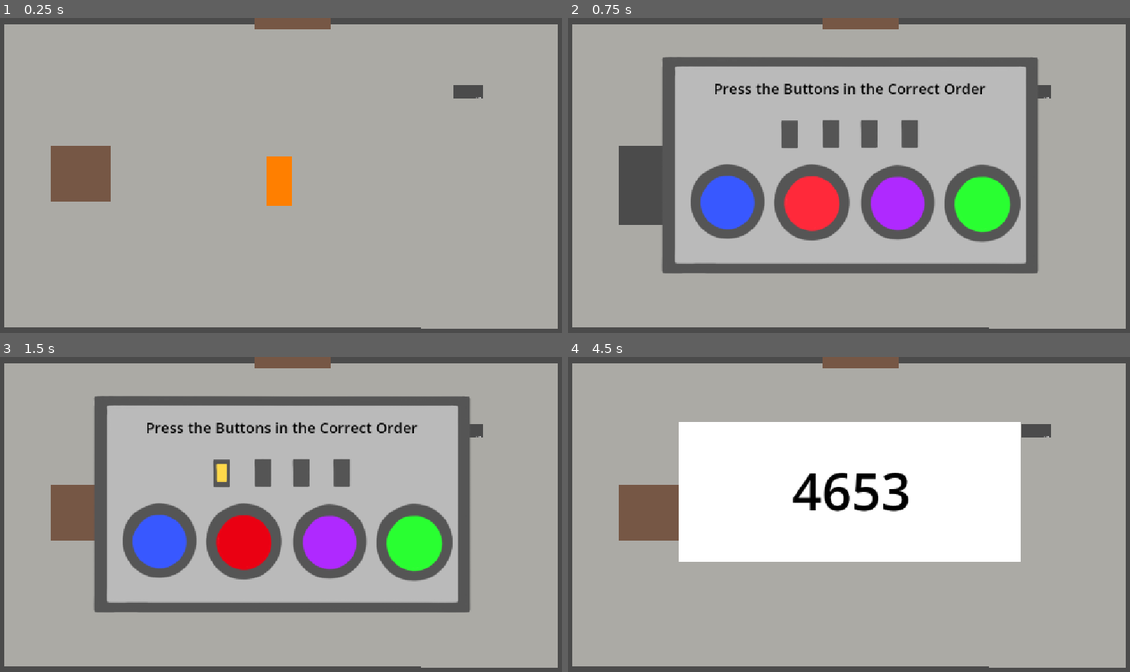
Above: before the commit, frames 1-4 (two rows, left to right).
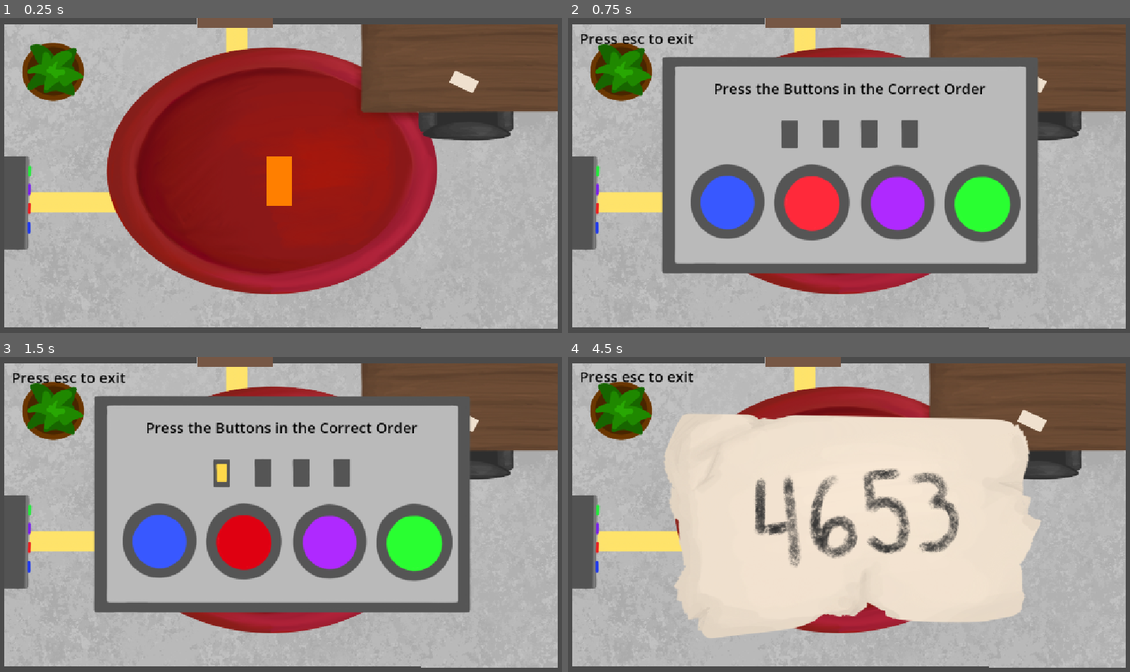
Above: after the commit, the same moments.

Repository: sahananarahari/escape-game
Game: Godot game, scene res://scenes/room_1.tscn
Two runs of this game, one before a commit and one after it. Both use one fixed random seed, a clock stepped at 60 frames per second and the inputs below.
Inputs (mouse positions are in pixels of both pictures, inside the frame that each line leads up to; where the layout moved, square brackets give the same spot in the first picture):
- Up to frame 1 (0.25 s): no input
- Up to frame 2 (0.75 s): click (584, 200) [646, 172] at 0.5 s
- Up to frame 3 (1.5 s): click (241, 542) at 1.25 s
- Up to frame 4 (4.5 s): click (899, 539) at 2 s; click (983, 542) at 2.75 s; click (725, 539) at 3.5 s; click (1034, 423) [1034, 432] at 4.25 s

The runs differ from the first frame. In frame 1, 57% of the frame differs, in the area x 0-100%, y 0-99%; in frame 2, 19%; in frame 3, 19%; in frame 4, 64%.

Commit message:
updated background and clue sprite and cleaned up collision boundaries

Diff:
--- a/scenes/room_1.tscn
+++ b/scenes/room_1.tscn
@@ -2,7 +2,7 @@
 
 [ext_resource type="Texture2D" uid="uid://cedglt4qe2et1" path="res://assets/orange_box.png" id="1_0tsjr"]
 [ext_resource type="Script" uid="uid://6ihl1mtv0t82" path="res://scripts/character.gd" id="1_vu5en"]
-[ext_resource type="Texture2D" uid="uid://cnxgvvv8j6yxl" path="res://assets/gray_background.png" id="3_8oql1"]
+[ext_resource type="Texture2D" uid="uid://basg0k74h733i" path="res://assets/background1.PNG" id="3_fa2c2"]
 [ext_resource type="Texture2D" uid="uid://cku3edy6dfo3y" path="res://assets/dark_gray_borders.png" id="4_xhekj"]
 [ext_resource type="Texture2D" uid="uid://c4owws1kmdo51" path="res://assets/brown_square_door.jpg" id="5_irjyx"]
 [ext_resource type="Script" uid="uid://d2l0yrdjj3w8h" path="res://scripts/puzzle_1_transport.gd" id="6_0akh5"]
@@ -12,9 +12,9 @@
 [ext_resource type="Texture2D" uid="uid://cjbb8wi0dturo" path="res://assets/buttonpresssprite.png" id="9_hvue4"]
 [ext_resource type="Script" uid="uid://dp0y6o2k4ainu" path="res://scripts/puzzle_1_clue.gd" id="10_4wlnl"]
 [ext_resource type="Texture2D" uid="uid://dq2n6lrk1ywq6" path="res://assets/blue_normal.PNG" id="10_4xhvh"]
-[ext_resource type="Texture2D" uid="uid://cvugyc74yhgq" path="res://assets/red_pressed.PNG" id="10_y5mqv"]
-[ext_resource type="Texture2D" uid="uid://cgssbnsnp1vgn" path="res://assets/red_hover.png" id="11_1afn8"]
+[ext_resource type="Texture2D" uid="uid://dc3cpfwub3s2j" path="res://assets/red_pressed.PNG" id="10_y5mqv"]
 [ext_resource type="Texture2D" uid="uid://bhq6ib01num5a" path="res://assets/blue_pressed.PNG" id="12_4xhvh"]
+[ext_resource type="Texture2D" uid="uid://cfcbpamre862x" path="res://assets/red_hover.PNG" id="12_fa2c2"]
 [ext_resource type="Texture2D" uid="uid://kbfby7xdkvle" path="res://assets/blue_hover.PNG" id="12_gu0is"]
 [ext_resource type="Texture2D" uid="uid://i6rf4c6ky7nv" path="res://assets/purple_normal.PNG" id="12_ncuik"]
 [ext_resource type="Texture2D" uid="uid://bk8pnluh0bscs" path="res://assets/purple_pressed.PNG" id="13_lwgnx"]
@@ -22,27 +22,37 @@
 [ext_resource type="Texture2D" uid="uid://djddrm5vtb1a4" path="res://assets/green_normal.PNG" id="15_4oupy"]
 [ext_resource type="Texture2D" uid="uid://b5o6u7duc057r" path="res://assets/green_pressed.PNG" id="16_fa2c2"]
 [ext_resource type="Texture2D" uid="uid://ddsgg3f2t0mk4" path="res://assets/green_hover.PNG" id="17_hvue4"]
+[ext_resource type="Texture2D" uid="uid://cdma1y061lpvh" path="res://assets/clue.PNG" id="23_hvue4"]
 
 [sub_resource type="RectangleShape2D" id="RectangleShape2D_vu5en"]
 size = Vector2(57, 104)
 
+[sub_resource type="CircleShape2D" id="CircleShape2D_x40io"]
+radius = 64.28063
+
+[sub_resource type="RectangleShape2D" id="RectangleShape2D_yyp1u"]
+size = Vector2(198, 55.5)
+
+[sub_resource type="RectangleShape2D" id="RectangleShape2D_4nphm"]
+size = Vector2(403, 178)
+
 [sub_resource type="RectangleShape2D" id="RectangleShape2D_x40io"]
 size = Vector2(86, 726.23315)
 
 [sub_resource type="RectangleShape2D" id="RectangleShape2D_xhekj"]
-size = Vector2(86, 1273.7437)
+size = Vector2(86, 1001.98865)
 
 [sub_resource type="RectangleShape2D" id="RectangleShape2D_irjyx"]
-size = Vector2(81.00006, 1273.7437)
+size = Vector2(81.00006, 1504.9332)
 
 [sub_resource type="RectangleShape2D" id="RectangleShape2D_ydasa"]
-size = Vector2(157, 38)
+size = Vector2(157, 30)
 
 [sub_resource type="RectangleShape2D" id="RectangleShape2D_3nhrv"]
-size = Vector2(156, 142)
-
-[sub_resource type="RectangleShape2D" id="RectangleShape2D_a5kwg"]
-size = Vector2(186.89063, 476.1808)
+size = Vector2(61, 191)
+
+[sub_resource type="RectangleShape2D" id="RectangleShape2D_22j8i"]
+size = Vector2(154.46797, 689.5456)
 
 [sub_resource type="GDScript" id="GDScript_wy464"]
 script/source = "extends Area2D
@@ -78,11 +88,29 @@
 
 [node name="background" type="Sprite2D" parent="." unique_id=1316038815]
 z_index = -5
-position = Vector2(576, 325.5)
-scale = Vector2(1.1503906, 0.87109375)
-texture = ExtResource("3_8oql1")
+position = Vector2(566, 316.99997)
+scale = Vector2(1.1308594, 1.0566665)
+texture = ExtResource("3_fa2c2")
 
 [node name="walls" type="Node2D" parent="." unique_id=1774950060]
+
+[node name="plant" type="StaticBody2D" parent="walls" unique_id=851877254]
+
+[node name="CollisionShape2D" type="CollisionShape2D" parent="walls/plant" unique_id=2081585912]
+position = Vector2(112, 107)
+shape = SubResource("CircleShape2D_x40io")
+
+[node name="chair" type="StaticBody2D" parent="walls" unique_id=2086266836]
+
+[node name="CollisionShape2D" type="CollisionShape2D" parent="walls/chair" unique_id=1499170711]
+position = Vector2(957, 219.25)
+shape = SubResource("RectangleShape2D_yyp1u")
+
+[node name="desk" type="StaticBody2D" parent="walls" unique_id=86839245]
+
+[node name="CollisionShape2D" type="CollisionShape2D" parent="walls/desk" unique_id=19098266]
+position = Vector2(941.5, 102)
+shape = SubResource("RectangleShape2D_4nphm")
 
 [node name="wall1" type="StaticBody2D" parent="walls" unique_id=1387820925]
 position = Vector2(-10, -12)
@@ -129,26 +157,26 @@
 scale = Vector2(1, 0.4801221)
 
 [node name="CollisionShape2D" type="CollisionShape2D" parent="walls/wall3" unique_id=597795685]
-position = Vector2(-0.99993896, 240.12946)
+position = Vector2(-0.99993896, 376.00687)
 shape = SubResource("RectangleShape2D_xhekj")
 
 [node name="Sprite2D" type="Sprite2D" parent="walls/wall3" unique_id=1177303811]
-position = Vector2(1.8213431, 253.49889)
-scale = Vector2(0.23358208, 2.0597696)
+position = Vector2(1.8213431, 375.99725)
+scale = Vector2(0.23358208, 1.6493897)
 texture = ExtResource("4_xhekj")
 
 [node name="wall5" type="StaticBody2D" parent="walls" unique_id=1892420397]
 position = Vector2(838, -25)
-rotation = 4.712389
+rotation = -1.5707964
 scale = Vector2(1, 0.44006103)
 
 [node name="CollisionShape2D" type="CollisionShape2D" parent="walls/wall5" unique_id=1902571962]
-position = Vector2(2.000002, 238.60327)
+position = Vector2(2.0000038, 123.00867)
 shape = SubResource("RectangleShape2D_irjyx")
 
 [node name="Sprite2D" type="Sprite2D" parent="walls/wall5" unique_id=1619817688]
-position = Vector2(1.8213431, 253.49889)
-scale = Vector2(0.23358208, 2.0597696)
+position = Vector2(1.8213431, 119.844955)
+scale = Vector2(0.23358208, 2.5075216)
 texture = ExtResource("4_xhekj")
 
 [node name="door" type="Node2D" parent="." unique_id=1839758297]
@@ -158,11 +186,11 @@
 position = Vector2(477, -95)
 
 [node name="CollisionShape2D" type="CollisionShape2D" parent="door/StaticBody2D" unique_id=1882055702]
-position = Vector2(1, 0)
+position = Vector2(-121, -3)
 shape = SubResource("RectangleShape2D_ydasa")
 
 [node name="Sprite2D" type="Sprite2D" parent="door/StaticBody2D" unique_id=1491969446]
-position = Vector2(0.5, 0)
+position = Vector2(-116, -1)
 scale = Vector2(0.6567797, 0.0823389)
 texture = ExtResource("5_irjyx")
 
@@ -172,16 +200,14 @@
 [node name="StaticBody2D" type="StaticBody2D" parent="puzzle1transport" unique_id=1878109863]
 
 [node name="puzzleInteraction" type="TextureButton" parent="puzzle1transport/StaticBody2D" unique_id=1938143438]
-offset_left = 108.0
-offset_top = 261.00003
-offset_right = 344.0
-offset_bottom = 680.0
-scale = Vector2(0.5202487, 0.269827)
-texture_normal = ExtResource("5_irjyx")
-texture_hover = ExtResource("4_xhekj")
+offset_left = 10.000008
+offset_top = 282.0
+offset_right = 345.0
+offset_bottom = 879.0
+scale = Vector2(0.20024902, 0.309827)
 
 [node name="CollisionShape2D" type="CollisionShape2D" parent="puzzle1transport/StaticBody2D" unique_id=1798837436]
-position = Vector2(169, 322)
+position = Vector2(41.5, 378.5)
 shape = SubResource("RectangleShape2D_3nhrv")
 
 [node name="puzzleManagerPuzzle1" type="Node2D" parent="puzzle1transport" unique_id=1754611745]
@@ -229,6 +255,16 @@
 theme_override_font_sizes/font_size = 30
 text = "Press the Buttons in the Correct Order"
 
+[node name="exitinstructions" type="Label" parent="puzzle1transport/puzzleManagerPuzzle1" unique_id=720755685]
+z_index = 5
+offset_left = -545.0
+offset_top = -311.0
+offset_right = -311.0
+offset_bottom = -269.0
+theme_override_colors/font_color = Color(0.012617188, 0.012617188, 0.012617188, 1)
+theme_override_font_sizes/font_size = 30
+text = "Press esc to exit"
+
 [node name="button2" type="TextureButton" parent="puzzle1transport/puzzleManagerPuzzle1" unique_id=1948308578]
 z_index = 5
 offset_left = -150.0
@@ -238,7 +274,7 @@
 scale = Vector2(0.07710844, 0.07710844)
 texture_normal = ExtResource("9_1afn8")
 texture_pressed = ExtResource("10_y5mqv")
-texture_hover = ExtResource("11_1afn8")
+texture_hover = ExtResource("12_fa2c2")
 
 [node name="button3" type="TextureButton" parent="puzzle1transport/puzzleManagerPuzzle1" unique_id=590607809]
 z_index = 5
@@ -293,19 +329,21 @@
 scale = Vector2(0.40137765, 0.064352706)
 
 [node name="clue_button" type="TextureButton" parent="puzzle1clue/StaticBody2D" unique_id=1834548221]
-offset_right = 356.0
-offset_bottom = 643.0
-scale = Vector2(0.45187503, 0.6827071)
-texture_normal = ExtResource("4_xhekj")
+offset_left = -22.422775
+offset_top = -404.02344
+offset_right = 333.5772
+offset_bottom = 238.97656
+scale = Vector2(0.45239186, 1.0285358)
 
 [node name="CollisionShape2D" type="CollisionShape2D" parent="puzzle1clue/StaticBody2D" unique_id=418539232]
-position = Vector2(83.44531, 228.09082)
-shape = SubResource("RectangleShape2D_a5kwg")
+position = Vector2(57.30249, -59.250732)
+shape = SubResource("RectangleShape2D_22j8i")
 
 [node name="clue" type="Node2D" parent="puzzle1clue" unique_id=668263329]
 visible = false
 
 [node name="ColorRect" type="ColorRect" parent="puzzle1clue/clue" unique_id=401531914]
+visible = false
 z_index = 5
 offset_left = 231.0
 offset_top = 132.0
@@ -313,6 +351,7 @@
 offset_bottom = 418.0
 
 [node name="Label" type="Label" parent="puzzle1clue/clue" unique_id=1100158450]
+visible = false
 z_index = 5
 offset_left = 462.0
 offset_top = 199.0
@@ -322,11 +361,26 @@
 theme_override_font_sizes/font_size = 106
 text = "4653"
 
+[node name="clue_paper" type="Sprite2D" parent="puzzle1clue/clue" unique_id=866691505]
+position = Vector2(577, 332)
+texture = ExtResource("23_hvue4")
+
+[node name="exitinstructions" type="Label" parent="puzzle1clue/clue" unique_id=160589924]
+z_index = 5
+offset_left = 28.0
+offset_top = 18.0
+offset_right = 262.0
+offset_bottom = 60.0
+theme_override_colors/font_color = Color(0.012617188, 0.012617188, 0.012617188, 1)
+theme_override_font_sizes/font_size = 30
+text = "Press esc to exit"
+
 [node name="next_level" type="Area2D" parent="." unique_id=1167414492]
+position = Vector2(938, 104)
 script = SubResource("GDScript_wy464")
 
 [node name="CollisionShape2D" type="CollisionShape2D" parent="next_level" unique_id=549733317]
-position = Vector2(599.5, -52)
+position = Vector2(-456, -157)
 shape = SubResource("RectangleShape2D_jrn08")
 
 [connection signal="pressed" from="puzzle1transport/StaticBody2D/puzzleInteraction" to="puzzle1transport" method="_on_texture_button_pressed"]
Binary file added: assets/background1.PNG
Not shown, added: assets/background1.PNG.import
Binary file added: assets/clue.PNG
Not shown, added: assets/clue.PNG.import
Binary file changed: assets/red_hover.png
Not shown, changed: assets/red_hover.png.import
Binary file changed: assets/red_pressed.PNG
Not shown, changed: assets/red_pressed.PNG.import
